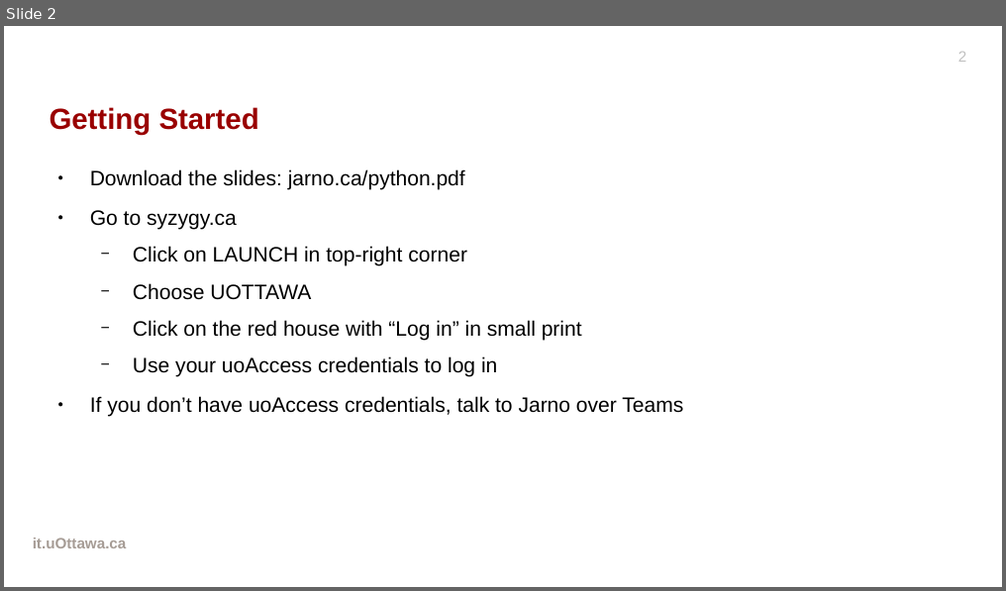
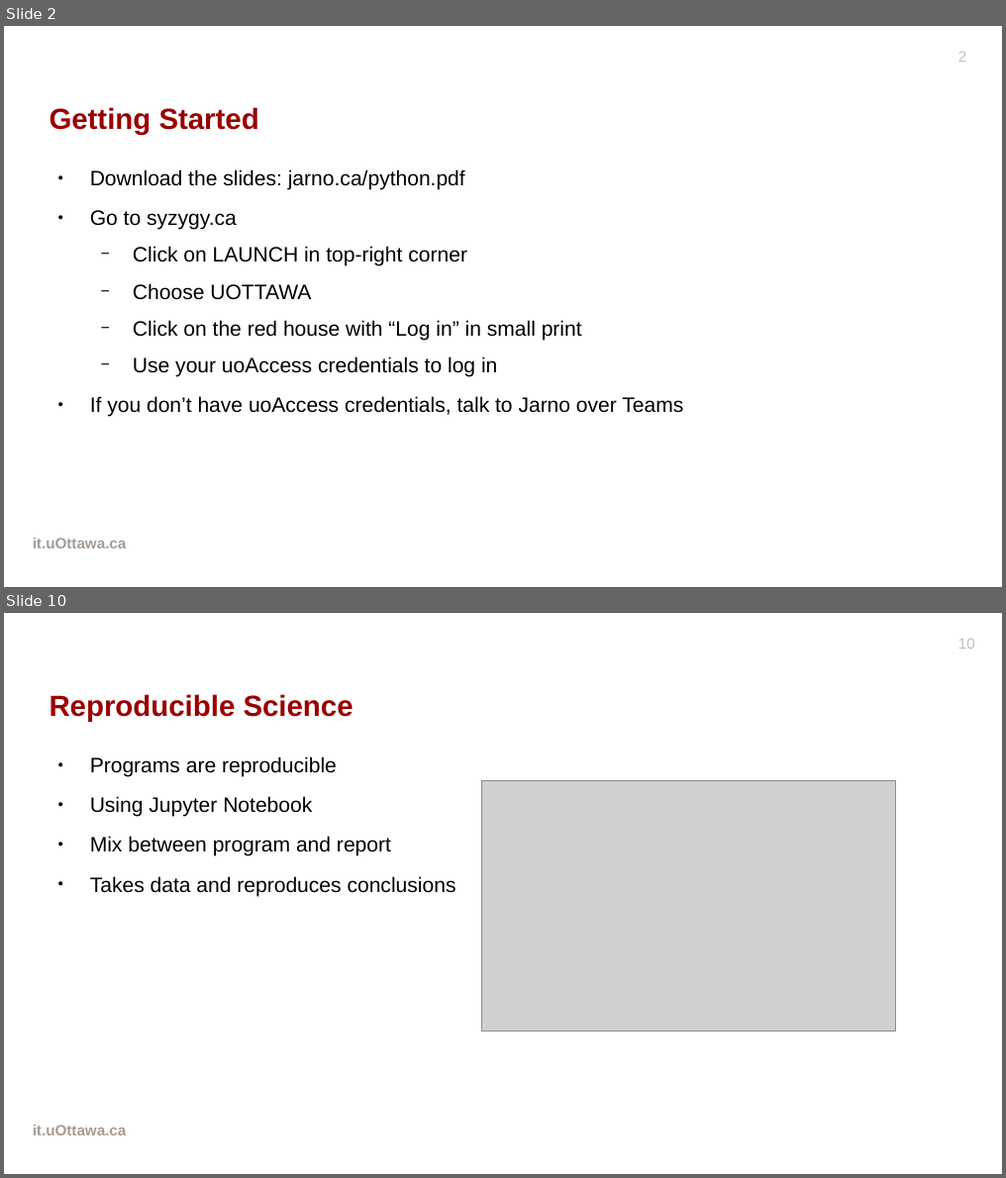
Before and after one commit to drjarno/python-workshop-2020-may, a slide deck: Slides.odp. Shown one above the other, each under a label of ours: slide 2 before the commit, slides 2 and 10 after it; the slides between them are not shown. The pictures are 1006x591 and 1006x1178 pixels, drawn with LibreOffice and Linux fonts; fonts in the diff are those of the drawing; grey boxes stand for pictures; background and template pictures are left out. Boxes give left, top, right and bottom in pixels: in the first picture for what was removed or moved away, otherwise in the second. Text is boxed around its words. In the diff, an @@ line names an element or a change of style, - is before the commit and + after.

```diff
--- a/Slides.odp
+++ b/Slides.odp
@@ slide 10 added at (4,613,1002,1174), background picture (left out); not listed: 2 template elements that a slide beside it also shows @@
@@ title added at (50,694,353,722), 23.2 pt, text #990000, bold @@
+Reproducible Science
@@ text added at (90,757,456,897), 16.6 pt, text #000000 @@
+● Programs are reproducible
+● Using Jupyter Notebook
+● Mix between program and report
+● Takes data and reproduces conclusions
@@ picture added at (482,780,896,1032) @@
```
Also in this commit, not shown: 2 slides changed, 15 other slides added.
